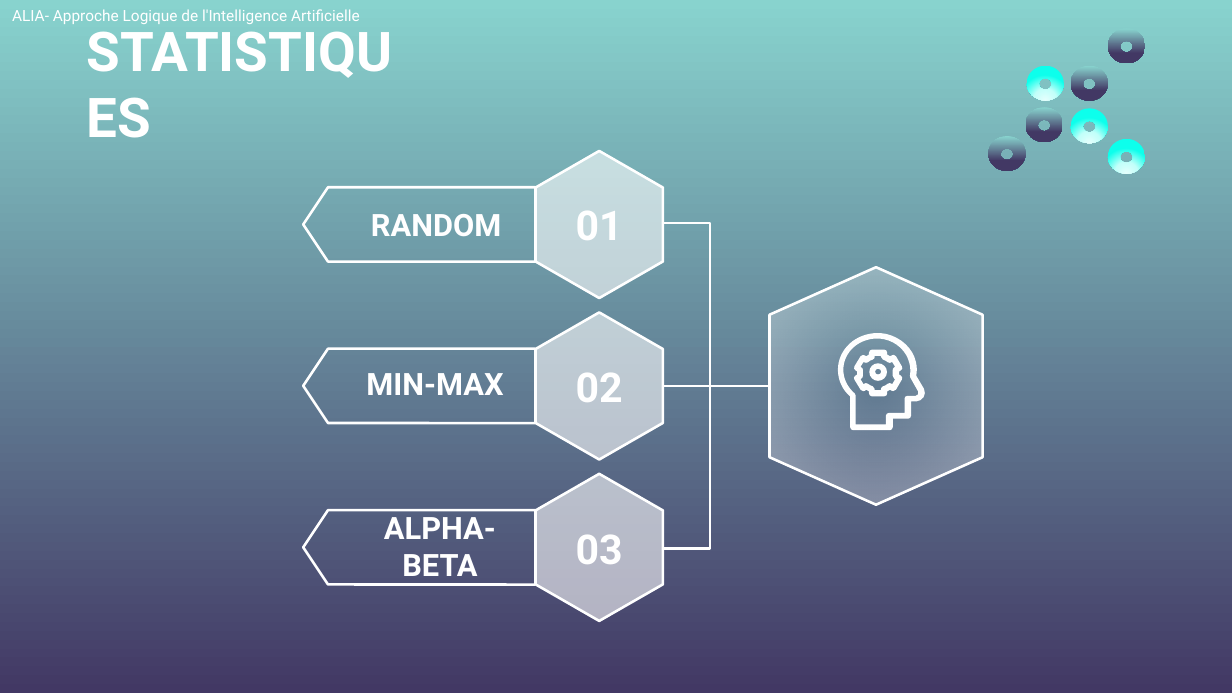
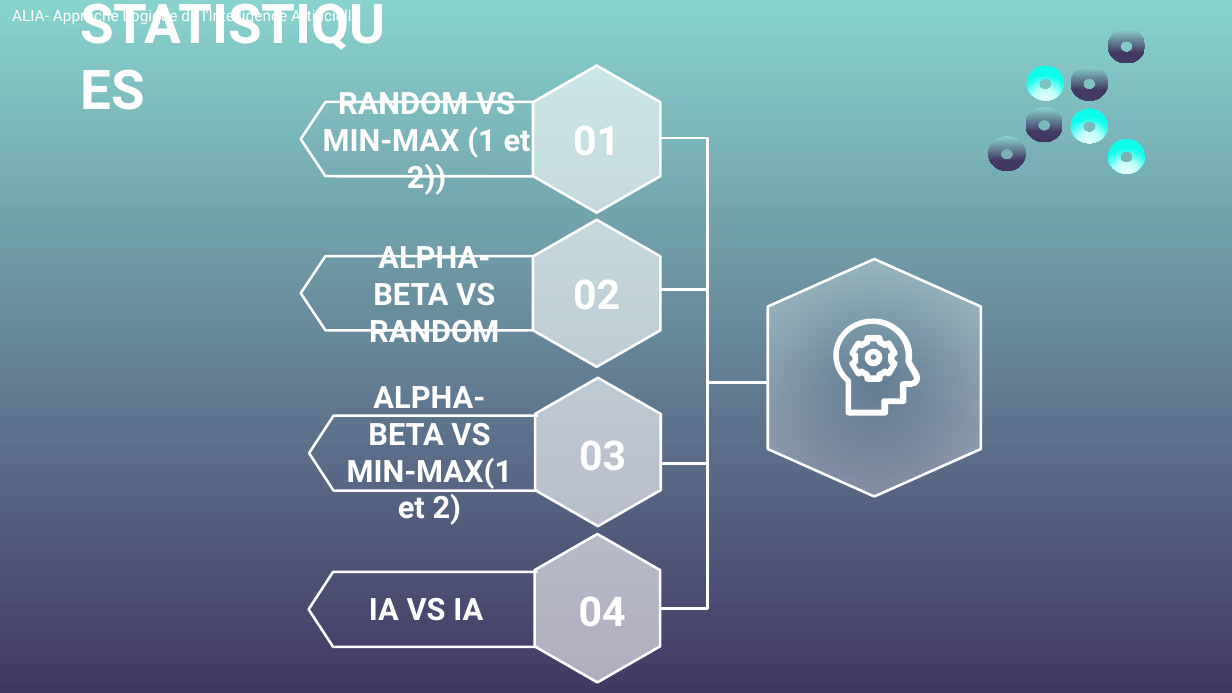
Before and after one commit to mguillevic/Othello, a slide deck: slide 13 of ALIA_Othello.pptx (slide 14 before the commit). Drawn at 1232x693 pixels with LibreOffice and Linux fonts; fonts in the diff are those of the drawing; background and template pictures are left out. Boxes give left, top, right and bottom in pixels: in the first picture for what was removed or moved away, otherwise in the second. Text is boxed around its words. In the diff, an @@ line names an element or a change of style, - is before the commit and + after.

```diff
--- a/ALIA_Othello.pptx
+++ b/ALIA_Othello.pptx
@@ text "STATISTIQUES": place and size @@
-text "STATISTIQUES" at box(75, 58, 418, 107)
+text "STATISTIQUES" at box(68, 30, 410, 79)
@@ hexagon: place and size @@
-hexagon at box(536, 152, 663, 298)
+hexagon at box(533, 65, 660, 212)
@@ freeform shape: place and size @@
-freeform shape at box(303, 187, 535, 261)
+freeform shape at box(301, 102, 532, 176)
@@ text at box(323, 92, 531, 195): text changed @@
-RANDOM
+RANDOM VS MIN-MAX (1 et 2))
@@ text "01": place and size @@
-text "01" at box(576, 211, 623, 240)
+text "01" at box(573, 126, 620, 155)
@@ freeform shape: place and size @@
-freeform shape at box(663, 223, 710, 548)
+freeform shape at box(660, 138, 707, 463)
@@ hexagon: place and size @@
-hexagon at box(536, 313, 663, 460)
+hexagon at box(533, 219, 660, 366)
@@ freeform shape: place and size @@
-freeform shape at box(303, 349, 535, 423)
+freeform shape at box(301, 256, 532, 330)
@@ text at box(369, 246, 499, 342): text changed @@
-ALPHA-BETA
+ALPHA-BETA VS RANDOM
@@ flow chart preparation: place and size @@
-flow chart preparation at box(770, 267, 983, 505)
+flow chart preparation at box(768, 259, 981, 496)
@@ text "02": place and size @@
-text "02" at box(576, 373, 623, 402)
+text "02" at box(573, 280, 620, 309)
@@ line added from (707, 290) to (660, 290), #FFFFFF 1.75 pt @@
@@ 3 freeform shapes: place and size @@
-3 freeform shapes at box(838, 333, 926, 430)
+3 freeform shapes at box(833, 319, 922, 416)
@@ text at box(347, 386, 513, 525): text changed @@
-MIN-MAX
+ALPHA-BETA VS MIN-MAX(1 et 2)
@@ hexagon added at box(535, 378, 660, 526), fill #FFFFFF at 58% opacity, outline #FFFFFF 1.5 pt @@
@@ line moved from (770, 386) - (663, 386) to (768, 383) - (707, 383) @@
@@ line (768, 383) - (707, 383): stroke #FFFFFF 1.5 pt to #FFFFFF 1.75 pt @@
@@ freeform shape added at box(309, 415, 538, 490), outline #FFFFFF 1.5 pt @@
@@ text "03": place and size @@
-text "03" at box(576, 534, 623, 564)
+text "03" at box(579, 440, 626, 470)
@@ line added from (707, 456) to (707, 610), #FFFFFF 1.75 pt @@
@@ hexagon: place and size @@
-hexagon at box(536, 474, 663, 621)
+hexagon at box(535, 535, 660, 683)
@@ freeform shape: place and size @@
-freeform shape at box(303, 510, 535, 584)
+freeform shape at box(309, 572, 538, 647)
@@ text added at box(369, 598, 483, 621), 18 pt, text #FFFFFF, bold @@
+IA VS IA
@@ text added at box(579, 596, 626, 626), 24 pt, text #FFFFFF, bold @@
+04
@@ line added from (707, 609) to (662, 609), #FFFFFF 1.75 pt @@
```
Also in this commit, not shown: 2 other slides changed, 4 slides added.
